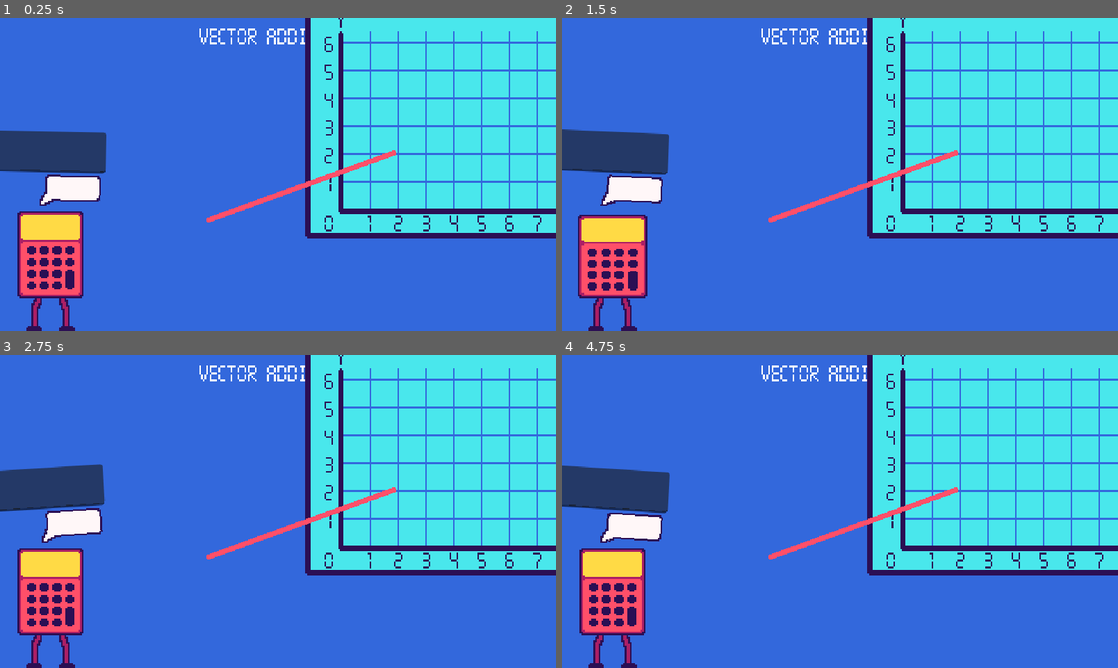
Above: before the commit, frames 1-4 (two rows, left to right).
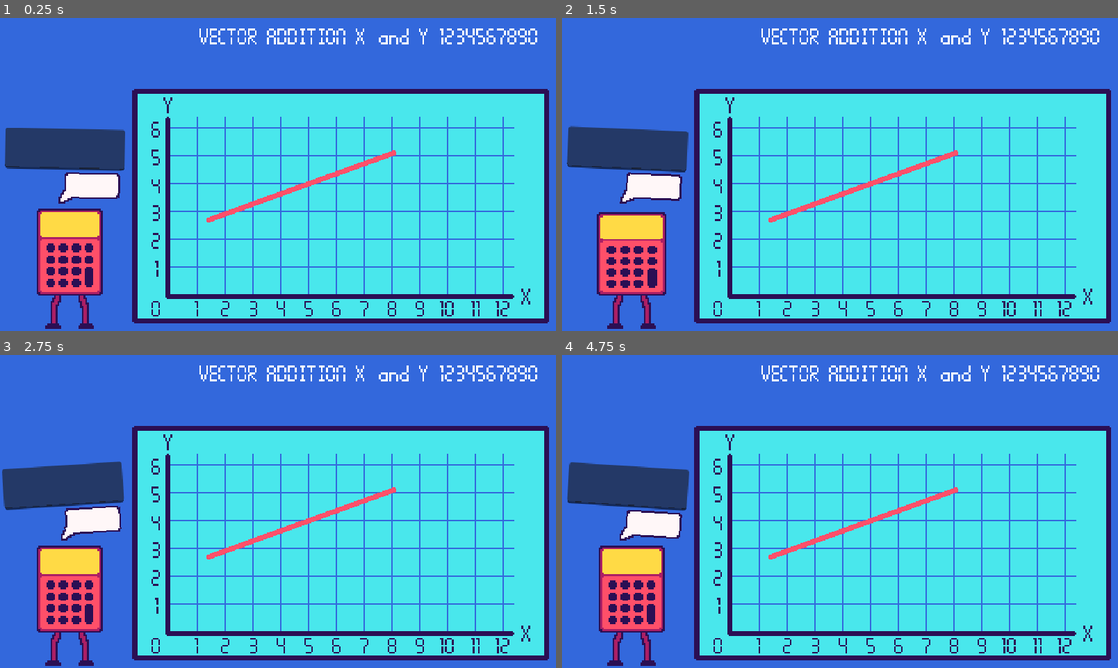
Above: after the commit, the same moments.

Repository: KyleTiley/VectorMathGame
Game: Godot game, scene res://Game/game.tscn
The game is run twice, just before and just after one commit, with the same random seed, the same clock (stepped at 60 frames per second) and the same inputs.
Inputs (mouse positions are in pixels of both pictures, inside the frame that each line leads up to):
- Up to frame 1 (0.25 s): no input
- Up to frame 2 (1.5 s): move the mouse to (962, 158) at 0.52 s; click (962, 158) at 0.67 s; move the mouse to (728, 190) at 1.27 s; click (728, 190) at 1.42 s
- Up to frame 3 (2.75 s): move the mouse to (333, 442) at 2.02 s; click (333, 442) at 2.17 s
- Up to frame 4 (4.75 s): move the mouse to (812, 574) at 2.77 s; click (812, 574) at 2.92 s; move the mouse to (1006, 558) at 3.52 s; click (1006, 558) at 3.67 s; move the mouse to (673, 464) at 4.27 s; click (673, 464) at 4.42 s

The runs differ from the first frame. In frame 1, 55% of the frame differs, in the area x 0-100%, y 0-100%; in frame 2, 55%; in frame 3, 55%; in frame 4, 55%.

Commit message:
graph clicking works

Diff:
--- a/Game/Graph/graph.tscn
+++ b/Game/Graph/graph.tscn
@@ -19,8 +19,263 @@
 [node name="[0,3]" parent="." instance=ExtResource("2_fn5g6")]
 position = Vector2(0, -48)
 
-[node name="GraphPointArea2D5" parent="." instance=ExtResource("2_fn5g6")]
+[node name="[0,4]" parent="." instance=ExtResource("2_fn5g6")]
+position = Vector2(0, -64)
+
+[node name="[0,5]" parent="." instance=ExtResource("2_fn5g6")]
+position = Vector2(0, -80)
+
+[node name="[0,6]" parent="." instance=ExtResource("2_fn5g6")]
+position = Vector2(0, -96)
+
+[node name="[1,0]" parent="." instance=ExtResource("2_fn5g6")]
+position = Vector2(16, 0)
+
+[node name="[1,1]" parent="." instance=ExtResource("2_fn5g6")]
 position = Vector2(16, -16)
 
-[node name="GraphPointArea2D6" parent="." instance=ExtResource("2_fn5g6")]
+[node name="[1,2]" parent="." instance=ExtResource("2_fn5g6")]
+position = Vector2(16, -32)
+
+[node name="[1,3]" parent="." instance=ExtResource("2_fn5g6")]
+position = Vector2(16, -48)
+
+[node name="[1,4]" parent="." instance=ExtResource("2_fn5g6")]
+position = Vector2(16, -64)
+
+[node name="[1,5]" parent="." instance=ExtResource("2_fn5g6")]
+position = Vector2(16, -80)
+
+[node name="[1,6]" parent="." instance=ExtResource("2_fn5g6")]
+position = Vector2(16, -96)
+
+[node name="[2,0]" parent="." instance=ExtResource("2_fn5g6")]
+position = Vector2(32, 0)
+
+[node name="[2,1]" parent="." instance=ExtResource("2_fn5g6")]
 position = Vector2(32, -16)
+
+[node name="[2,2]" parent="." instance=ExtResource("2_fn5g6")]
+position = Vector2(32, -32)
+
+[node name="[2,3]" parent="." instance=ExtResource("2_fn5g6")]
+position = Vector2(32, -48)
+
+[node name="[2,4]" parent="." instance=ExtResource("2_fn5g6")]
+position = Vector2(32, -64)
+
+[node name="[2,5]" parent="." instance=ExtResource("2_fn5g6")]
+position = Vector2(32, -80)
+
+[node name="[2,6]" parent="." instance=ExtResource("2_fn5g6")]
+position = Vector2(32, -96)
+
+[node name="[3,0]" parent="." instance=ExtResource("2_fn5g6")]
+position = Vector2(48, 0)
+
+[node name="[3,1]" parent="." instance=ExtResource("2_fn5g6")]
+position = Vector2(48, -16)
+
+[node name="[3,2]" parent="." instance=ExtResource("2_fn5g6")]
+position = Vector2(48, -32)
+
+[node name="[3,3]" parent="." instance=ExtResource("2_fn5g6")]
+position = Vector2(48, -48)
+
+[node name="[3,4]" parent="." instance=ExtResource("2_fn5g6")]
+position = Vector2(48, -64)
+
+[node name="[3,5]" parent="." instance=ExtResource("2_fn5g6")]
+position = Vector2(48, -80)
+
+[node name="[3,6]" parent="." instance=ExtResource("2_fn5g6")]
+position = Vector2(48, -96)
+
+[node name="[4,0]" parent="." instance=ExtResource("2_fn5g6")]
+position = Vector2(64, 0)
+
+[node name="[4,1]" parent="." instance=ExtResource("2_fn5g6")]
+position = Vector2(64, -16)
+
+[node name="[4,2]" parent="." instance=ExtResource("2_fn5g6")]
+position = Vector2(64, -32)
+
+[node name="[4,3]" parent="." instance=ExtResource("2_fn5g6")]
+position = Vector2(64, -48)
+
+[node name="[4,4]" parent="." instance=ExtResource("2_fn5g6")]
+position = Vector2(64, -64)
+
+[node name="[4,5]" parent="." instance=ExtResource("2_fn5g6")]
+position = Vector2(64, -80)
+
+[node name="[4,6]" parent="." instance=ExtResource("2_fn5g6")]
+position = Vector2(64, -96)
+
+[node name="[5,0]" parent="." instance=ExtResource("2_fn5g6")]
+position = Vector2(80, 0)
+
+[node name="[5,1]" parent="." instance=ExtResource("2_fn5g6")]
+position = Vector2(80, -16)
+
+[node name="[5,2]" parent="." instance=ExtResource("2_fn5g6")]
+position = Vector2(80, -32)
+
+[node name="[5,3]" parent="." instance=ExtResource("2_fn5g6")]
+position = Vector2(80, -48)
+
+[node name="[5,4]" parent="." instance=ExtResource("2_fn5g6")]
+position = Vector2(80, -64)
+
+[node name="[5,5]" parent="." instance=ExtResource("2_fn5g6")]
+position = Vector2(80, -80)
+
+[node name="[5,6]" parent="." instance=ExtResource("2_fn5g6")]
+position = Vector2(80, -96)
+
+[node name="[6,0]" parent="." instance=ExtResource("2_fn5g6")]
+position = Vector2(96, 0)
+
+[node name="[6,1]" parent="." instance=ExtResource("2_fn5g6")]
+position = Vector2(96, -16)
+
+[node name="[6,2]" parent="." instance=ExtResource("2_fn5g6")]
+position = Vector2(96, -32)
+
+[node name="[6,3]" parent="." instance=ExtResource("2_fn5g6")]
+position = Vector2(96, -48)
+
+[node name="[6,4]" parent="." instance=ExtResource("2_fn5g6")]
+position = Vector2(96, -64)
+
+[node name="[6,5]" parent="." instance=ExtResource("2_fn5g6")]
+position = Vector2(96, -80)
+
+[node name="[6,6]" parent="." instance=ExtResource("2_fn5g6")]
+position = Vector2(96, -96)
+
+[node name="[7,0]" parent="." instance=ExtResource("2_fn5g6")]
+position = Vector2(112, 0)
+
+[node name="[7,1]" parent="." instance=ExtResource("2_fn5g6")]
+position = Vector2(112, -16)
+
+[node name="[7,2]" parent="." instance=ExtResource("2_fn5g6")]
+position = Vector2(112, -32)
+
+[node name="[7,3]" parent="." instance=ExtResource("2_fn5g6")]
+position = Vector2(112, -48)
+
+[node name="[7,4]" parent="." instance=ExtResource("2_fn5g6")]
+position = Vector2(112, -64)
+
+[node name="[7,5]" parent="." instance=ExtResource("2_fn5g6")]
+position = Vector2(112, -80)
+
+[node name="[7,6]" parent="." instance=ExtResource("2_fn5g6")]
+position = Vector2(112, -96)
+
+[node name="[8,0]" parent="." instance=ExtResource("2_fn5g6")]
+position = Vector2(128, 0)
+
+[node name="[8,1]" parent="." instance=ExtResource("2_fn5g6")]
+position = Vector2(128, -16)
+
+[node name="[8,2]" parent="." instance=ExtResource("2_fn5g6")]
+position = Vector2(128, -32)
+
+[node name="[8,3]" parent="." instance=ExtResource("2_fn5g6")]
+position = Vector2(128, -48)
+
+[node name="[8,4]" parent="." instance=ExtResource("2_fn5g6")]
+position = Vector2(128, -64)
+
+[node name="[8,5]" parent="." instance=ExtResource("2_fn5g6")]
+position = Vector2(128, -80)
+
+[node name="[8,6]" parent="." instance=ExtResource("2_fn5g6")]
+position = Vector2(128, -96)
+
+[node name="[9,0]" parent="." instance=ExtResource("2_fn5g6")]
+position = Vector2(144, 0)
+
+[node name="[9,1]" parent="." instance=ExtResource("2_fn5g6")]
+position = Vector2(144, -16)
+
+[node name="[9,2]" parent="." instance=ExtResource("2_fn5g6")]
+position = Vector2(144, -32)
+
+[node name="[9,3]" parent="." instance=ExtResource("2_fn5g6")]
+position = Vector2(144, -48)
+
+[node name="[9,4]" parent="." instance=ExtResource("2_fn5g6")]
+position = Vector2(144, -64)
+
+[node name="[9,5]" parent="." instance=ExtResource("2_fn5g6")]
+position = Vector2(144, -80)
+
+[node name="[9,6]" parent="." instance=ExtResource("2_fn5g6")]
+position = Vector2(144, -96)
+
+[node name="[10,0]" parent="." instance=ExtResource("2_fn5g6")]
+position = Vector2(160, 0)
+
+[node name="[10,1]" parent="." instance=ExtResource("2_fn5g6")]
+position = Vector2(160, -16)
+
+[node name="[10,2]" parent="." instance=ExtResource("2_fn5g6")]
+position = Vector2(160, -32)
+
+[node name="[10,3]" parent="." instance=ExtResource("2_fn5g6")]
+position = Vector2(160, -48)
+
+[node name="[10,4]" parent="." instance=ExtResource("2_fn5g6")]
+position = Vector2(160, -64)
+
+[node name="[10,5]" parent="." instance=ExtResource("2_fn5g6")]
+position = Vector2(160, -80)
+
+[node name="[10,6]" parent="." instance=ExtResource("2_fn5g6")]
+position = Vector2(160, -96)
+
+[node name="[11,0]" parent="." instance=ExtResource("2_fn5g6")]
+position = Vector2(176, 0)
+
+[node name="[11,1]" parent="." instance=ExtResource("2_fn5g6")]
+position = Vector2(176, -16)
+
+[node name="[11,2]" parent="." instance=ExtResource("2_fn5g6")]
+position = Vector2(176, -32)
+
+[node name="[11,3]" parent="." instance=ExtResource("2_fn5g6")]
+position = Vector2(176, -48)
+
+[node name="[11,4]" parent="." instance=ExtResource("2_fn5g6")]
+position = Vector2(176, -64)
+
+[node name="[11,5]" parent="." instance=ExtResource("2_fn5g6")]
+position = Vector2(176, -80)
+
+[node name="[11,6]" parent="." instance=ExtResource("2_fn5g6")]
+position = Vector2(176, -96)
+
+[node name="[12,0]" parent="." instance=ExtResource("2_fn5g6")]
+position = Vector2(192, 0)
+
+[node name="[12,1]" parent="." instance=ExtResource("2_fn5g6")]
+position = Vector2(192, -16)
+
+[node name="[12,2]" parent="." instance=ExtResource("2_fn5g6")]
+position = Vector2(192, -32)
+
+[node name="[12,3]" parent="." instance=ExtResource("2_fn5g6")]
+position = Vector2(192, -48)
+
+[node name="[12,4]" parent="." instance=ExtResource("2_fn5g6")]
+position = Vector2(192, -64)
+
+[node name="[12,5]" parent="." instance=ExtResource("2_fn5g6")]
+position = Vector2(192, -80)
+
+[node name="[12,6]" parent="." instance=ExtResource("2_fn5g6")]
+position = Vector2(192, -96)
--- /dev/null
+++ b/Game/Graph/graph_point_area_2d.gd
@@ -0,0 +1,6 @@
+extends Area2D
+
+
+func _on_input_event(_viewport, event, _shape_idx):
+	if event is InputEventMouseButton and event.pressed and event.button_index == 1:
+		print(name)
--- a/Game/Graph/graph_point_area_2d.tscn
+++ b/Game/Graph/graph_point_area_2d.tscn
@@ -1,9 +1,14 @@
-[gd_scene load_steps=2 format=3 uid="uid://s0u0nm5kmjwl"]
+[gd_scene load_steps=3 format=3 uid="uid://s0u0nm5kmjwl"]
+
+[ext_resource type="Script" path="res://Game/Graph/graph_point_area_2d.gd" id="1_yvtcj"]
 
 [sub_resource type="CircleShape2D" id="CircleShape2D_51dkx"]
 radius = 4.52769
 
 [node name="GraphPointArea2D" type="Area2D"]
+script = ExtResource("1_yvtcj")
 
 [node name="CollisionShape2D" type="CollisionShape2D" parent="."]
 shape = SubResource("CircleShape2D_51dkx")
+
+[connection signal="input_event" from="." to="." method="_on_input_event"]
--- a/Game/game.tscn
+++ b/Game/game.tscn
@@ -14,6 +14,7 @@
 anchor_bottom = 1.0
 grow_horizontal = 2
 grow_vertical = 2
+mouse_filter = 1
 
 [node name="Background" type="ColorRect" parent="UI"]
 layout_mode = 1
@@ -22,6 +23,7 @@
 anchor_bottom = 1.0
 grow_horizontal = 2
 grow_vertical = 2
+mouse_filter = 1
 color = Color(0.2, 0.407843, 0.862745, 1)
 
 [node name="Funkyfuture-8-32x" type="Sprite2D" parent="."]
@@ -29,7 +31,7 @@
 texture = ExtResource("2_hiedo")
 
 [node name="Calculator" parent="." instance=ExtResource("1_lx25n")]
-position = Vector2(58, 268)
+position = Vector2(80, 265)
 
 [node name="Levels" type="Node" parent="."]
 
@@ -44,7 +46,7 @@
 text = "VECTOR  ADDITION  X   and  Y  1234567890"
 
 [node name="Graph" parent="Levels/VectorAddition" instance=ExtResource("3_wvvsj")]
-position = Vector2(394, 220)
+position = Vector2(195, 318)
 
 [node name="VectorLine" parent="Levels/VectorAddition" instance=ExtResource("4_ebo5a")]
 position = Vector2(241, 232)
